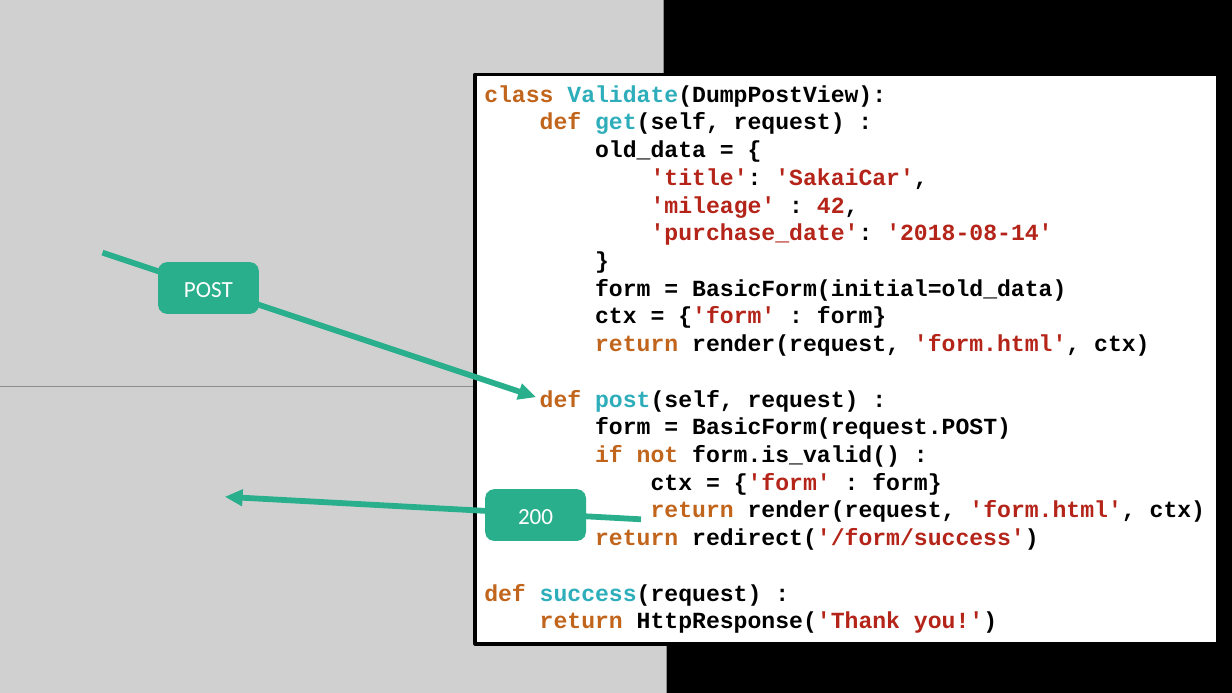
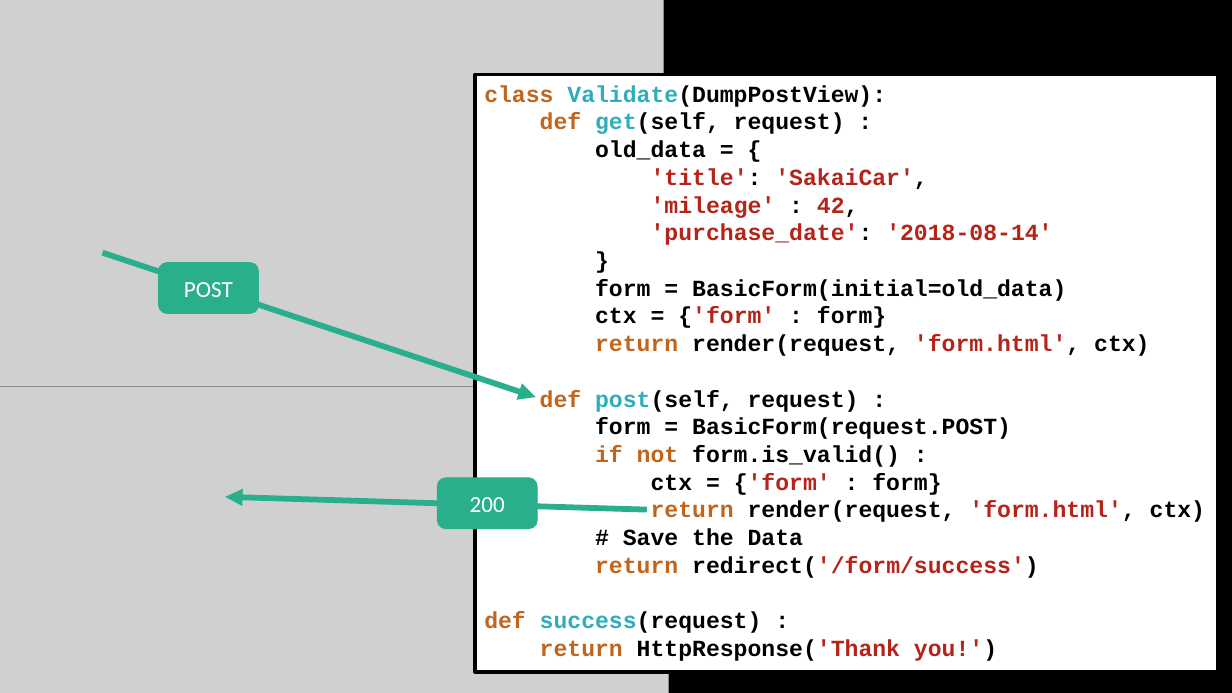
Before and after one commit to csev/dj4e, a slide deck: slide 26 of lectures/DJ-07-Forms.pptx. Drawn at 1232x693 pixels with LibreOffice and Linux fonts; fonts in the diff are those of the drawing; grey boxes stand for pictures. Boxes give left, top, right and bottom in pixels: in the first picture for what was removed or moved away, otherwise in the second. Text is boxed around its words. In the diff, an @@ line names an element or a change of style, - is before the commit and + after.

```diff
--- a/lectures/DJ-07-Forms.pptx
+++ b/lectures/DJ-07-Forms.pptx
@@ rectangle "class Validate(DumpPostView):": place and size @@
-rectangle "class Validate(DumpPostView):" at <box>475,75,1218,644</box>
+rectangle "class Validate(DumpPostView):" at <box>475,75,1218,672</box>
@@ rounded rectangle "200": place and size @@
-rounded rectangle "200" at <box>486,490,586,541</box>
+rounded rectangle "200" at <box>437,478,537,529</box>
@@ arrow moved from (641, 519) - (226, 497) to (647, 510) - (226, 497) @@
@@ text in rectangle at <box>623,528,803,546</box>: paragraph added @@
+# Save the Data
```
Also in this commit, not shown: 7 other slides changed, 1 slide added, 2 other files.
